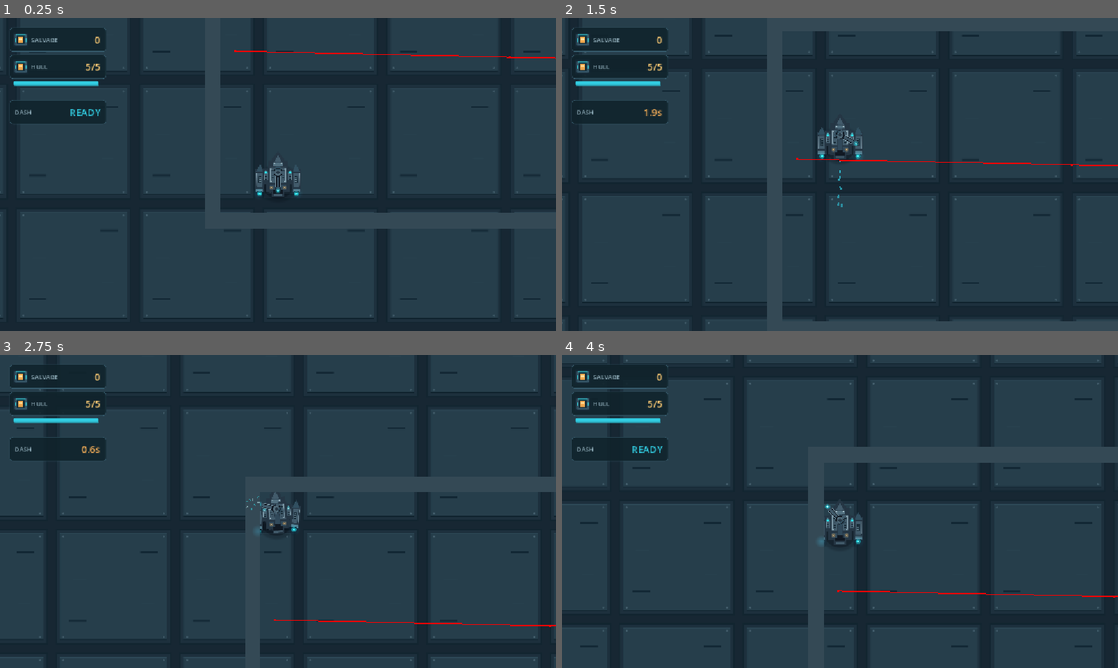
Above: before the commit, frames 1-4 (two rows, left to right).
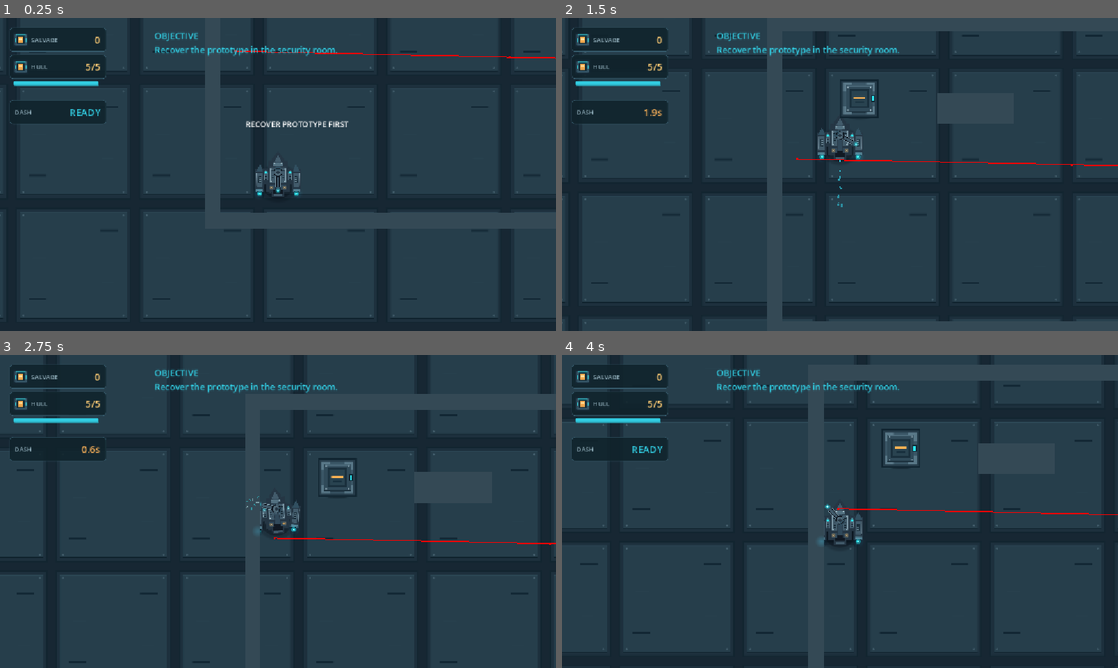
Above: after the commit, the same moments.

Repository: lolalolabob123/NeonSalvage-Godot
Game: Godot game, scene res://scenes/levels/Blacksite7_LayoutTest.tscn
Two runs of this game, one before a commit and one after it. Both use one fixed random seed, a clock stepped at 60 frames per second and the inputs below. This scene is started directly instead of the project's main scene.
Inputs (mouse positions are in pixels of both pictures, inside the frame that each line leads up to):
- Up to frame 1 (0.25 s): no input
- Up to frame 2 (1.5 s): move the mouse to (812, 237) at 0.52 s; hold E (interact, bound only after the commit) 0.53-1.28 s; hold W (move_up) from 0.53 s (still down); move the mouse to (1006, 221) at 1.27 s; tap Space (dash) at 1.35 s
- Up to frame 3 (2.75 s): tap E (interact, bound only after the commit) at 1.55, 2.3 s; move the mouse to (111, 464) at 2.02 s; release W (move_up) at 2.03 s; press the mouse at (111, 464) at 2.03 s; hold A (move_left) from 2.03 s (still down)
- Up to frame 4 (4 s): move the mouse to (867, 511) at 2.77 s; release the mouse at (867, 511) at 2.78 s; tap E (interact, bound only after the commit) at 2.85 s; move the mouse to (756, 433) at 3.52 s; release A (move_left) at 3.53 s; hold S (move_down) from 3.53 s (still down); hold E (interact, bound only after the commit) from 3.53 s (still down)

The runs differ from the first frame. In frame 1, 0.7% of the frame differs, in the area x 27-63%, y 4-35%; in frame 2, 1.2%; in frame 3, 9.4%; in frame 4, 9.5%, in the area x 0-100%, y 1-100%.

Commit message:
Added opening door, prototype extraction area and mission complete screen

Diff:
--- a/neon-salvage/project.godot
+++ b/neon-salvage/project.godot
@@ -15,6 +15,10 @@
 config/features=PackedStringArray("4.7", "Forward Plus")
 config/icon="res://icon.svg"
 
+[autoload]
+
+ProgressStore="*uid://ct8pwot5cfl7v"
+
 [display]
 
 window/stretch/mode="canvas_items"
@@ -24,6 +28,7 @@
 
 player=""
 navigation_blockers=""
+sentries=""
 
 [input]
 
@@ -61,6 +66,11 @@
 "events": [Object(InputEventKey,"resource_local_to_scene":false,"resource_name":"","device":-1,"window_id":0,"alt_press …(191 unchanged characters)…
 ]
 }
+interact={
+"deadzone": 0.2,
+"events": [Object(InputEventKey,"resource_local_to_scene":false,"resource_name":"","device":-1,"window_id":0,"alt_pressed":false,"shift_pressed":false,"ctrl_pressed":false,"meta_pressed":false,"pressed":false,"keycode":0,"physical_keycode":69,"key_label":0,"unicode":101,"location":0,"echo":false,"script":null)
+]
+}
 
 [layer_names]
 
--- a/neon-salvage/scenes/enemies/SentryDrone.tscn
+++ b/neon-salvage/scenes/enemies/SentryDrone.tscn
@@ -10,7 +10,7 @@
 [sub_resource type="CircleShape2D" id="CircleShape2D_0gddg"]
 radius = 240.0
 
-[node name="SentryDrone" type="CharacterBody2D" unique_id=140838755]
+[node name="SentryDrone" type="CharacterBody2D" unique_id=140838755 groups=["sentries"]]
 motion_mode = 1
 script = ExtResource("1_h8huq")
 
--- /dev/null
+++ b/neon-salvage/scenes/environment/Extractionterminal.tscn
@@ -0,0 +1,23 @@
+[gd_scene format=3 uid="uid://c126lk42xfw26"]
+
+[sub_resource type="CircleShape2D" id="CircleShape2D_jc4l2"]
+radius = 80.0
+
+[node name="Extractionterminal" type="Area2D" unique_id=2113362187]
+collision_layer = 0
+collision_mask = 2
+
+[node name="CollisionShape2D" type="CollisionShape2D" parent="." unique_id=408615405]
+shape = SubResource("CircleShape2D_jc4l2")
+
+[node name="Panel" type="Polygon2D" parent="." unique_id=1793015652]
+color = Color(0.19215687, 0.79607844, 0.8784314, 1)
+
+[node name="InteractionPrompt" type="Label" parent="." unique_id=1377470342]
+visible = false
+offset_left = -110.0
+offset_top = -56.0
+offset_right = 110.0
+offset_bottom = -28.0
+text = "[E] CALL EXTRACTION"
+horizontal_alignment = 1
--- /dev/null
+++ b/neon-salvage/scenes/environment/FacilityDoor.tscn
@@ -0,0 +1,37 @@
+[gd_scene format=3 uid="uid://b1pbipcmjsgtm"]
+
+[ext_resource type="Script" uid="uid://b7bj43gv4ga3b" path="res://scripts/environment/facility_door.gd" id="1_jjus3"]
+
+[sub_resource type="RectangleShape2D" id="RectangleShape2D_5g8r0"]
+size = Vector2(32, 160)
+
+[sub_resource type="CircleShape2D" id="CircleShape2D_0gddg"]
+radius = 64.0
+
+[node name="FacilityDoor" type="Node2D" unique_id=1856456536]
+script = ExtResource("1_jjus3")
+
+[node name="DoorBody" type="StaticBody2D" parent="." unique_id=86524592]
+collision_mask = 0
+
+[node name="CollisionShape2D" type="CollisionShape2D" parent="DoorBody" unique_id=749140368]
+shape = SubResource("RectangleShape2D_5g8r0")
+
+[node name="Panel" type="Polygon2D" parent="." unique_id=413304925]
+color = Color(0.7254902, 0.46666667, 0.24313726, 1)
+polygon = PackedVector2Array(-16, -80, 16, -80, 16, 80, -16, 80)
+
+[node name="InteractionPrompt" type="Label" parent="." unique_id=124022691]
+z_index = 2
+offset_left = -80.0
+offset_top = -116.0
+offset_right = 80.0
+offset_bottom = -88.0
+text = "[E] OPEN DOOR"
+horizontal_alignment = 1
+
+[node name="SentryApproachArea" type="Area2D" parent="." unique_id=1703166953]
+collision_layer = 0
+
+[node name="CollisionShape2D" type="CollisionShape2D" parent="SentryApproachArea" unique_id=952446287]
+shape = SubResource("CircleShape2D_0gddg")
--- a/neon-salvage/scenes/levels/Blacksite7_LayoutTest.tscn
+++ b/neon-salvage/scenes/levels/Blacksite7_LayoutTest.tscn
@@ -2,9 +2,17 @@
 
 [ext_resource type="Texture2D" uid="uid://cqqouqhcddfm6" path="res://assets/environment/IndustrialDeck_A.png" id="1_fkvdf"]
 [ext_resource type="PackedScene" uid="uid://b8sv2wmfuy86" path="res://scenes/player/PlayerDrone.tscn" id="4_v5ufq"]
+[ext_resource type="PackedScene" uid="uid://xcxn162tuund" path="res://scenes/environment/SalvageCrate.tscn" id="5_fkvdf"]
 [ext_resource type="PackedScene" uid="uid://oohw5n16r2ll" path="res://scenes/ui/SalvageHUD.tscn" id="5_glfum"]
 [ext_resource type="PackedScene" uid="uid://bq0waxbah2ib0" path="res://scenes/enemies/SentryDrone.tscn" id="5_jbwxm"]
+[ext_resource type="PackedScene" uid="uid://b1pbipcmjsgtm" path="res://scenes/environment/FacilityDoor.tscn" id="6_5g8r0"]
+[ext_resource type="PackedScene" uid="uid://c126lk42xfw26" path="res://scenes/environment/Extractionterminal.tscn" id="6_glfum"]
+[ext_resource type="PackedScene" uid="uid://smciy0cpmrct" path="res://scenes/pickups/PrototypeCore.tscn" id="6_jh8b7"]
+[ext_resource type="Script" uid="uid://doy6tdcrrtjes" path="res://scripts/environment/extraction_terminal.gd" id="7_bljww"]
 [ext_resource type="PackedScene" uid="uid://bx1wgwy237acn" path="res://scenes/ui/GameOverScreen.tscn" id="7_fs38f"]
+[ext_resource type="Script" uid="uid://bydq36evamwfi" path="res://scripts/ui/facility_mission.gd" id="8_ecyq4"]
+[ext_resource type="Script" uid="uid://bk0u7tf7i7j10" path="res://scripts/ui/mission_hud.gd" id="10_v5ufq"]
+[ext_resource type="Script" uid="uid://bwtlstpn35lkj" path="res://scripts/ui/mission_results.gd" id="13_fs38f"]
 
 [sub_resource type="NavigationPolygon" id="NavigationPolygon_r75la"]
 vertices = PackedVector2Array(942, -50, 942, -270, 1682, -270, 1682, 270, 942, 270, 942, 50, 370, -50, 370, 50, 370, 270, -370, 270, -370, -270, 370, -270)
@@ -37,6 +45,9 @@
 [sub_resource type="RectangleShape2D" id="RectangleShape2D_82m6p"]
 size = Vector2(512, 32)
 
+[sub_resource type="RectangleShape2D" id="RectangleShape2D_afyma"]
+size = Vector2(160, 64)
+
 [node name="Blacksite7_LayoutTest" type="Node2D" unique_id=1876928811]
 
 [node name="Floor" type="TextureRect" parent="." unique_id=30215839]
@@ -73,6 +84,9 @@
 
 [node name="EntryRoom" type="Node2D" parent="." unique_id=1532575703]
 
+[node name="SalvageCrate" parent="EntryRoom" unique_id=362166078 instance=ExtResource("5_fkvdf")]
+position = Vector2(-240, -160)
+
 [node name="WallNorth" type="StaticBody2D" parent="EntryRoom" unique_id=761430962 groups=["navigation_blockers"]]
 position = Vector2(0, -316)
 collision_mask = 0
@@ -128,6 +142,11 @@
 color = Color(0.20392157, 0.28627452, 0.33333334, 1)
 polygon = PackedVector2Array(-16, -110, 16, -110, 16, 110, -16, 110)
 
+[node name="Extractionterminal" parent="EntryRoom" unique_id=2113362187 node_paths=PackedStringArray("mission_controller") instance=ExtResource("6_glfum")]
+position = Vector2(-240, 160)
+script = ExtResource("7_bljww")
+mission_controller = NodePath("../../MissionController")
+
 [node name="SecurityRoom" type="Node2D" parent="." unique_id=641623183]
 position = Vector2(1312, 0)
 
@@ -185,6 +204,9 @@
 [node name="Polygon2D" type="Polygon2D" parent="SecurityRoom/WallWestLower" unique_id=697223415]
 color = Color(0.20392157, 0.28627452, 0.33333334, 1)
 polygon = PackedVector2Array(-16, -110, 16, -110, 16, 110, -16, 110)
+
+[node name="PrototypeCore" parent="SecurityRoom" unique_id=619065688 instance=ExtResource("6_jh8b7")]
+position = Vector2(240, 160)
 
 [node name="Corridor" type="Node2D" parent="." unique_id=770490834]
 
@@ -219,3 +241,80 @@
 [node name="SentryDrone" parent="." unique_id=140838755 node_paths=PackedStringArray("patrol_route") instance=ExtResource("5_jbwxm")]
 position = Vector2(1312, 0)
 patrol_route = NodePath("../PatrolRoutes/SentryPatrol01")
+
+[node name="Cover01" type="StaticBody2D" parent="." unique_id=758150178 groups=["navigation_blockers"]]
+position = Vector2(0, -140)
+collision_mask = 0
+
+[node name="CollisionShape2D" type="CollisionShape2D" parent="Cover01" unique_id=245159401]
+shape = SubResource("RectangleShape2D_afyma")
+
+[node name="Polygon2D" type="Polygon2D" parent="Cover01" unique_id=1150995849]
+color = Color(0.20392157, 0.28627452, 0.33333334, 1)
+polygon = PackedVector2Array(-80, -32, 80, -32, 80, 32, -80, 32)
+
+[node name="FacilityDoor" parent="." unique_id=1856456536 instance=ExtResource("6_5g8r0")]
+position = Vector2(896, 0)
+
+[node name="MissionController" type="Node" parent="." unique_id=882846755]
+script = ExtResource("8_ecyq4")
+
+[node name="MissionHUD" type="CanvasLayer" parent="." unique_id=1174053409 node_paths=PackedStringArray("mission_controller")]
+script = ExtResource("10_v5ufq")
+mission_controller = NodePath("../MissionController")
+
+[node name="ObjectiveLabel" type="Label" parent="MissionHUD" unique_id=443284958]
+offset_left = 320.0
+offset_top = 24.0
+offset_right = 920.0
+offset_bottom = 84.0
+theme_override_font_sizes/font_size = 18
+
+[node name="MissionResults" type="CanvasLayer" parent="." unique_id=1804328093 node_paths=PackedStringArray("mission_controller")]
+process_mode = 3
+layer = 10
+script = ExtResource("13_fs38f")
+mission_controller = NodePath("../MissionController")
+
+[node name="Overlay" type="ColorRect" parent="MissionResults" unique_id=194477661]
+custom_minimum_size = Vector2(440, 220)
+anchors_preset = 15
+anchor_right = 1.0
+anchor_bottom = 1.0
+grow_horizontal = 2
+grow_vertical = 2
+color = Color(0, 0, 0, 0.7019608)
+
+[node name="Center" type="CenterContainer" parent="MissionResults/Overlay" unique_id=1794697554]
+layout_mode = 0
+offset_right = 40.0
+offset_bottom = 40.0
+
+[node name="Panel" type="PanelContainer" parent="MissionResults/Overlay/Center" unique_id=2052727800]
+layout_mode = 2
+
+[node name="Margin" type="MarginContainer" parent="MissionResults/Overlay/Center/Panel" unique_id=2139263631]
+layout_mode = 2
+theme_override_constants/margin_left = 24
+theme_override_constants/margin_top = 24
+theme_override_constants/margin_right = 24
+theme_override_constants/margin_bottom = 24
+
+[node name="Content" type="VBoxContainer" parent="MissionResults/Overlay/Center/Panel/Margin" unique_id=1179561936]
+layout_mode = 2
+theme_override_constants/separation = 16
+
+[node name="TitleLabel" type="Label" parent="MissionResults/Overlay/Center/Panel/Margin/Content" unique_id=2038112083]
+layout_mode = 2
+theme_override_font_sizes/font_size = 24
+text = "EXTRACTION SUCCESSFUL"
+horizontal_alignment = 1
+
+[node name="DetailsLabel" type="Label" parent="MissionResults/Overlay/Center/Panel/Margin/Content" unique_id=769080798]
+layout_mode = 2
+text = "Prototype extracted."
+horizontal_alignment = 1
+
+[node name="RestartButton" type="Button" parent="MissionResults/Overlay/Center/Panel/Margin/Content" unique_id=1559146770]
+layout_mode = 2
+text = "Run again"
--- /dev/null
+++ b/neon-salvage/scenes/pickups/PrototypeCore.tscn
@@ -0,0 +1,18 @@
+[gd_scene format=3 uid="uid://smciy0cpmrct"]
+
+[ext_resource type="Script" uid="uid://kb0egc1pg3mj" path="res://scripts/pickups/prototype_core.gd" id="1_043vd"]
+
+[sub_resource type="CircleShape2D" id="CircleShape2D_e2wva"]
+radius = 24.0
+
+[node name="PrototypeCore" type="Area2D" unique_id=619065688]
+collision_layer = 0
+collision_mask = 2
+script = ExtResource("1_043vd")
+
+[node name="CollisionShape2D" type="CollisionShape2D" parent="." unique_id=83575486]
+shape = SubResource("CircleShape2D_e2wva")
+
+[node name="Polygon2D" type="Polygon2D" parent="." unique_id=693745532]
+color = Color(0.19215687, 0.79607844, 0.8784314, 1)
+polygon = PackedVector2Array(0, -20, 16, 0, 0, 20, -16, 0)
--- /dev/null
+++ b/neon-salvage/scripts/environment/extraction_terminal.gd
@@ -0,0 +1,56 @@
+extends Area2D
+
+@export var mission_controller: FacilityMission
+
+@onready var interaction_prompt: Label = $InteractionPrompt
+
+func _process(_delta: float) -> void:
+	interaction_prompt.visible = player_can_interact()
+
+	if not is_instance_valid(mission_controller):
+		return
+
+	if mission_controller.transport_ready:
+		interaction_prompt.text = "[E] EXTRACT"
+	elif mission_controller.has_prototype:
+		interaction_prompt.text = "[E] CALL EXTRACTION"
+	else:
+		interaction_prompt.text = "RECOVER PROTOTYPE FIRST"
+
+func player_can_interact() -> bool:
+	if not is_instance_valid(mission_controller):
+		return false
+
+	if mission_controller.extraction_complete:
+		return false
+
+	if (
+		mission_controller.has_called_extraction
+		and not mission_controller.transport_ready
+	):
+		return false
+
+	for body in get_overlapping_bodies():
+		if body.is_in_group("player"):
+			if int(body.get("current_health")) > 0:
+				return true
+
+	return false
+
+func _unhandled_input(event: InputEvent) -> void:
+	if not event.is_action_pressed("interact"):
+		return
+
+	if not player_can_interact():
+		return
+
+	var succeeded: bool = false
+
+	if mission_controller.transport_ready:
+		succeeded = mission_controller.complete_extraction()
+	else:
+		succeeded = mission_controller.request_extraction()
+
+	if succeeded:
+		interaction_prompt.hide()
+		get_viewport().set_input_as_handled()
--- /dev/null
+++ b/neon-salvage/scripts/environment/facility_door.gd
@@ -0,0 +1,91 @@
+extends Node2D
+
+@export var interaction_distance: float = 96.0
+@export var auto_close_delay: float = 0.6
+
+@onready var collision_shape: CollisionShape2D = $DoorBody/CollisionShape2D
+@onready var panel: Polygon2D = $Panel
+@onready var interaction_prompt: Label = $InteractionPrompt
+@onready var sentry_approach_area: Area2D = $SentryApproachArea
+
+var is_open: bool = false
+var close_timer: float = 0.0
+
+func _unhandled_input(event: InputEvent) -> void:
+	if is_open or not event.is_action_pressed("interact"):
+		return
+
+	var player := get_tree().get_first_node_in_group("player") as Node2D
+
+	if not is_instance_valid(player):
+		return
+
+	if int(player.get("current_health")) <= 0:
+		return
+
+	if global_position.distance_to(player.global_position) > interaction_distance:
+		return
+
+	open_door()
+	get_viewport().set_input_as_handled()
+
+func open_door() -> void:
+	is_open = true
+	close_timer = auto_close_delay
+	collision_shape.set_deferred("disabled", true)
+	panel.hide()
+	interaction_prompt.hide()
+
+func _process(_delta: float) -> void:
+	interaction_prompt.hide()
+
+	if is_open:
+		return
+
+	var player := get_tree().get_first_node_in_group("player") as Node2D
+
+	if not is_instance_valid(player):
+		return
+
+	interaction_prompt.visible = (
+		global_position.distance_to(player.global_position)
+		<= interaction_distance
+	)
+
+func _ready() -> void:
+	sentry_approach_area.body_entered.connect(
+		_on_sentry_approach
+	)
+
+func _on_sentry_approach(body: Node2D) -> void:
+	if is_open:
+		return
+
+	if not body.is_in_group("sentries"):
+		return
+
+	if int(body.get("current_health")) <= 0:
+		return
+
+	open_door()
+
+func _physics_process(delta: float) -> void:
+	if not is_open:
+		return
+
+	# Keep the door open while a drone occupies the doorway.
+	for body in sentry_approach_area.get_overlapping_bodies():
+		if body.is_in_group("player") or body.is_in_group("sentries"):
+			close_timer = auto_close_delay
+			return
+
+	# Close only after the doorway has remained clear.
+	close_timer = maxf(close_timer - delta, 0.0)
+
+	if close_timer <= 0.0:
+		close_door()
+
+func close_door() -> void:
+	is_open = false
+	collision_shape.set_deferred("disabled", false)
+	panel.show()
--- /dev/null
+++ b/neon-salvage/scripts/pickups/prototype_core.gd
@@ -0,0 +1,24 @@
+extends Area2D
+func _unhandled_input(event: InputEvent) -> void:
+	if not event.is_action_pressed("interact"):
+		return
+
+	for body in get_overlapping_bodies():
+		if not body.is_in_group("player"):
+			continue
+
+		if int(body.get("current_health")) <= 0:
+			continue
+
+		var mission := get_tree().get_first_node_in_group(
+			"mission_controller"
+		) as FacilityMission
+
+		if not is_instance_valid(mission):
+			return
+
+		if mission.recover_prototype():
+			get_viewport().set_input_as_handled()
+			queue_free()
+
+		return
--- /dev/null
+++ b/neon-salvage/scripts/progress_store.gd
@@ -0,0 +1,59 @@
+extends Node
+
+signal banked_salvage_changed(total: int)
+
+const SAVE_PATH: String = "user://neon_salvage_progress.cfg"
+
+var banked_salvage: int = 0
+var storage_available: bool = true
+
+var save_data: ConfigFile = ConfigFile.new()
+
+
+func _ready() -> void:
+	var error := save_data.load(SAVE_PATH)
+
+	# A new player doesn't have a save file yet.
+	if error == ERR_FILE_NOT_FOUND:
+		return
+
+	if error != OK:
+		storage_available = false
+		push_error("Could not load saved progress: %s" % error_string(error))
+		return
+
+	var saved_total: Variant = save_data.get_value(
+		"progress", "banked_salvage", 0
+	)
+
+	if typeof(saved_total) != TYPE_INT:
+		storage_available = false
+		push_error("Saved salvage balance is invalid.")
+		return
+
+	if saved_total < 0:
+		storage_available = false
+		push_error("Saved salvage balance is negative.")
+		return
+
+	banked_salvage = int(saved_total)
+
+
+func bank_salvage(amount: int) -> bool:
+	if not storage_available or amount < 0:
+		return false
+
+	var new_total: int = banked_salvage + amount
+
+	save_data.set_value("progress", "banked_salvage", new_total)
+
+	var error := save_data.save(SAVE_PATH)
+
+	if error != OK:
+		save_data.set_value("progress", "banked_salvage", banked_salvage)
+		push_error("Could not save progress: %s" % error_string(error))
+		return false
+
+	banked_salvage = new_total
+	banked_salvage_changed.emit(banked_salvage)
+	return true
--- /dev/null
+++ b/neon-salvage/scripts/ui/facility_mission.gd
@@ -0,0 +1,79 @@
+class_name FacilityMission
+extends Node
+
+signal prototype_recovered
+signal extraction_called
+signal transport_arrived
+signal mission_completed
+
+@export var extraction_duration: float = 8.0
+
+var has_prototype: bool = false
+var has_called_extraction: bool = false
+var extraction_time_left: float = 0.0
+var transport_ready: bool = false
+var extraction_complete: bool = false
+var extracted_salvage: int = 0
+
+func _ready() -> void:
+	add_to_group("mission_controller")
+
+func recover_prototype() -> bool:
+	if has_prototype:
+		return false
+
+	has_prototype = true
+	prototype_recovered.emit()
+	return true
+
+func request_extraction() -> bool:
+	if not has_prototype or has_called_extraction:
+		return false
+
+	has_called_extraction = true
+	extraction_time_left = extraction_duration
+	extraction_called.emit()
+	return true
+
+func _physics_process(delta: float) -> void:
+	if not has_called_extraction or transport_ready:
+		return
+
+	var player := get_tree().get_first_node_in_group("player")
+
+	if not is_instance_valid(player):
+		return
+
+	if int(player.get("current_health")) <= 0:
+		return
+
+	extraction_time_left = maxf(extraction_time_left - delta, 0.0)
+
+	if extraction_time_left <= 0.0:
+		transport_ready = true
+		transport_arrived.emit()
+
+func complete_extraction() -> bool:
+	if not has_prototype or not transport_ready or extraction_complete:
+		return false
+
+	var player := get_tree().get_first_node_in_group("player")
+
+	if not is_instance_valid(player):
+		return false
+
+	if int(player.get("current_health")) <= 0:
+		return false
+
+	var mission_salvage: int = int(player.get("salvage_total"))
+
+	if not ProgressStore.bank_salvage(mission_salvage):
+		push_error("Extraction could not finish because progress was not saved.")
+		return false
+
+	extracted_salvage = mission_salvage
+
+	extraction_complete = true
+	mission_completed.emit()
+	get_tree().paused = true
+	return true
--- /dev/null
+++ b/neon-salvage/scripts/ui/mission_hud.gd
@@ -0,0 +1,74 @@
+extends CanvasLayer
+
+@export var mission_controller: FacilityMission
+
+@onready var objective_label: Label = $ObjectiveLabel
+
+func _ready() -> void:
+	if not is_instance_valid(mission_controller):
+		objective_label.text = "Mission controller not assigned."
+		return
+
+	mission_controller.prototype_recovered.connect(
+		_update_objective
+	)
+
+	mission_controller.extraction_called.connect(
+		_update_objective
+	)
+
+	mission_controller.transport_arrived.connect(
+		_update_objective
+	)
+
+	mission_controller.mission_completed.connect(
+		_update_objective
+	)
+
+	_update_objective()
+
+func _update_objective() -> void:
+	if mission_controller.extraction_complete:
+		objective_label.text = (
+			"EXTRACTION SUCCESSFUL\n"
+			+ "Prototype extracted."
+		)
+		objective_label.modulate = Color("#31CBE0")
+
+	elif mission_controller.transport_ready:
+		objective_label.text = (
+			"TRANSPORT READY\n"
+			+ "Return to the extraction terminal."
+		)
+		objective_label.modulate = Color("#31CBE0")
+
+	elif mission_controller.has_called_extraction:
+		var seconds := ceili(mission_controller.extraction_time_left)
+
+		objective_label.text = (
+			"EXTRACTION INBOUND\n"
+			+ "Transport arrives in %d seconds." % seconds
+		)
+		objective_label.modulate = Color("#F3AC57")
+
+	elif mission_controller.has_prototype:
+		objective_label.text = (
+			"PROTOTYPE RECOVERED\n"
+			+ "Return to the entry room."
+		)
+		objective_label.modulate = Color("#F3AC57")
+
+	else:
+		objective_label.text = (
+			"OBJECTIVE\n"
+			+ "Recover the prototype in the security room."
+		)
+		objective_label.modulate = Color("#31CBE0")
+
+func _process(_delta: float) -> void:
+	if not is_instance_valid(mission_controller):
+		return
+
+	if mission_controller.has_called_extraction:
+		if not mission_controller.transport_ready:
+			_update_objective()
--- /dev/null
+++ b/neon-salvage/scripts/ui/mission_results.gd
@@ -0,0 +1,36 @@
+extends CanvasLayer
+
+@export var mission_controller: FacilityMission
+
+@onready var overlay: ColorRect = $Overlay
+@onready var restart_button: Button = $Overlay/Center/Panel/Margin/Content/RestartButton
+@onready var details_label: Label = $Overlay/Center/Panel/Margin/Content/DetailsLabel
+
+func _ready() -> void:
+	overlay.hide()
+	restart_button.pressed.connect(_restart_mission)
+
+	if not is_instance_valid(mission_controller):
+		push_error("MissionResults needs a MissionController.")
+		return
+
+	mission_controller.mission_completed.connect(
+		_show_results
+	)
+
+func _show_results() -> void:
+	details_label.text = (
+		"Prototype extracted.\n"
+		+ "Salvage banked this run: %d\n"
+		+ "Total banked salvage: %d"
+	) % [
+		mission_controller.extracted_salvage,
+		ProgressStore.banked_salvage
+	]
+
+	overlay.show()
+	restart_button.grab_focus()
+
+func _restart_mission() -> void:
+	get_tree().paused = false
+	get_tree().reload_current_scene()
Not shown, added: neon-salvage/scripts/environment/extraction_terminal.gd.uid
Not shown, added: neon-salvage/scripts/environment/facility_door.gd.uid
Not shown, added: neon-salvage/scripts/pickups/prototype_core.gd.uid
Not shown, added: neon-salvage/scripts/progress_store.gd.uid
Not shown, added: neon-salvage/scripts/ui/facility_mission.gd.uid
Not shown, added: neon-salvage/scripts/ui/mission_hud.gd.uid
Not shown, added: neon-salvage/scripts/ui/mission_results.gd.uid
